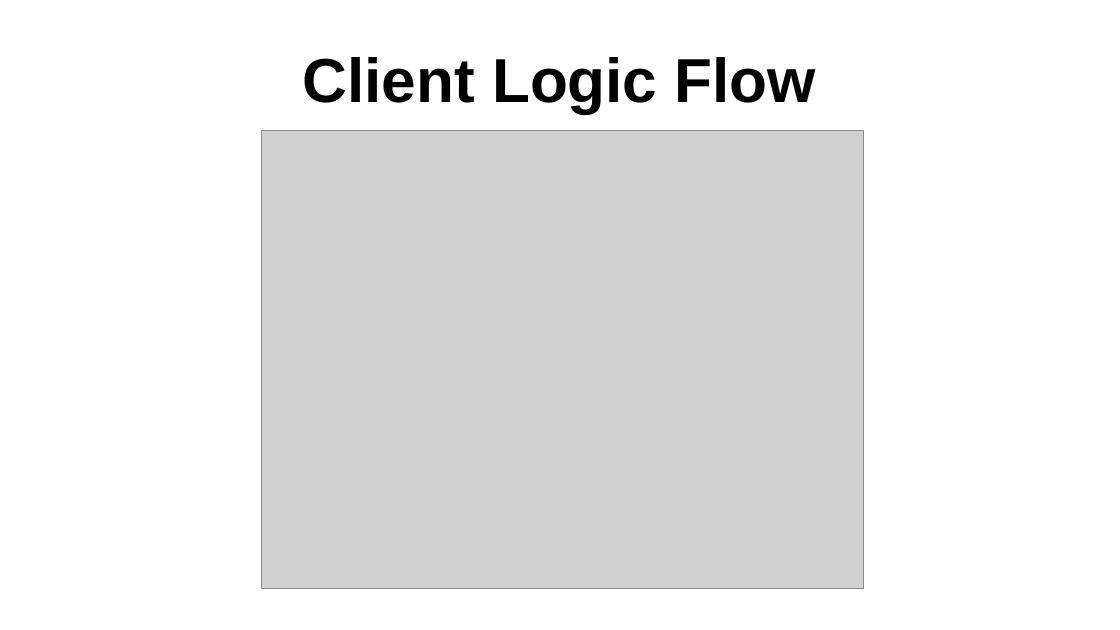
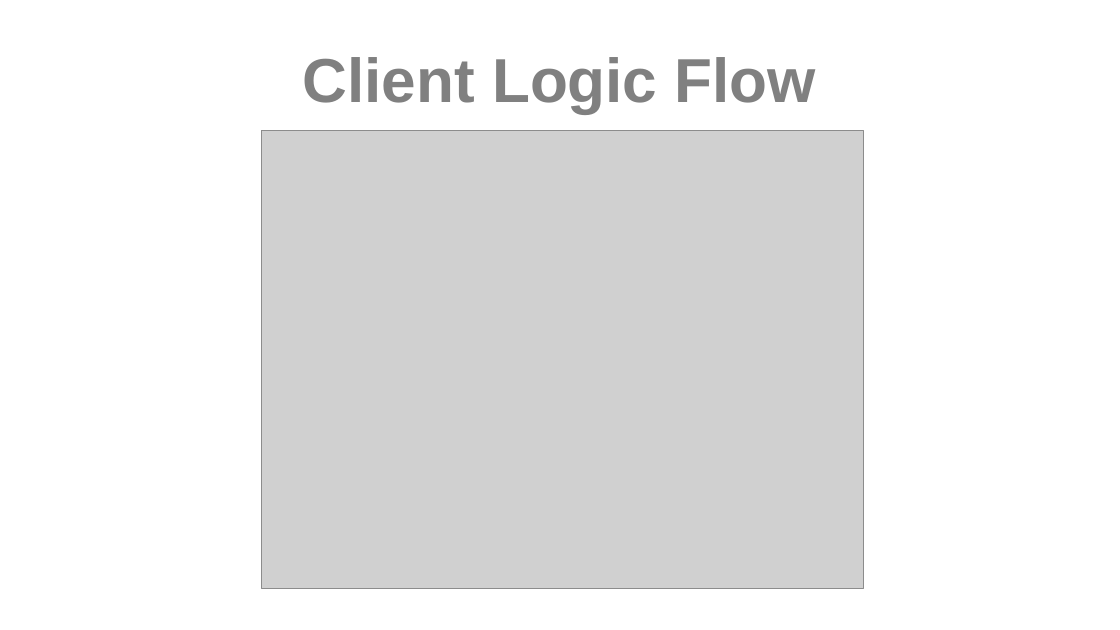
Before and after one commit to sergueik/springboot_study, a slide deck: slide 2 of basic-config/config.odp. Drawn at 1120x630 pixels with LibreOffice and Linux fonts; fonts in the diff are those of the drawing; grey boxes stand for pictures. Boxes give left, top, right and bottom in pixels: in the first picture for what was removed or moved away, otherwise in the second. Text is boxed around its words. In the diff, an @@ line names an element or a change of style, - is before the commit and + after.

```diff
--- a/basic-config/config.odp
+++ b/basic-config/config.odp
@@ title "Client Logic Flow" at (x1=303, y1=57, x2=816, y2=113): text colour #000000 to #808080 @@
```
Also in this commit, not shown: 3 other slides changed, 1 slide added, 6 other files.
